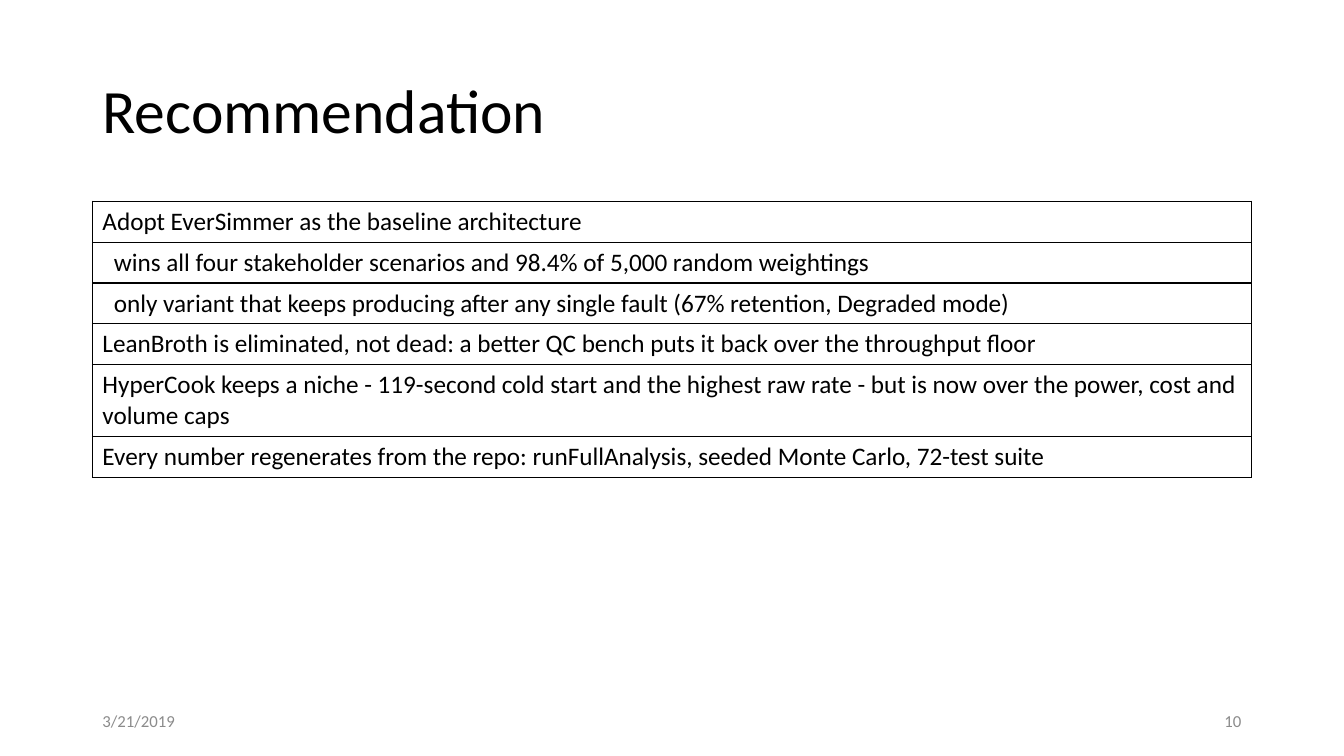
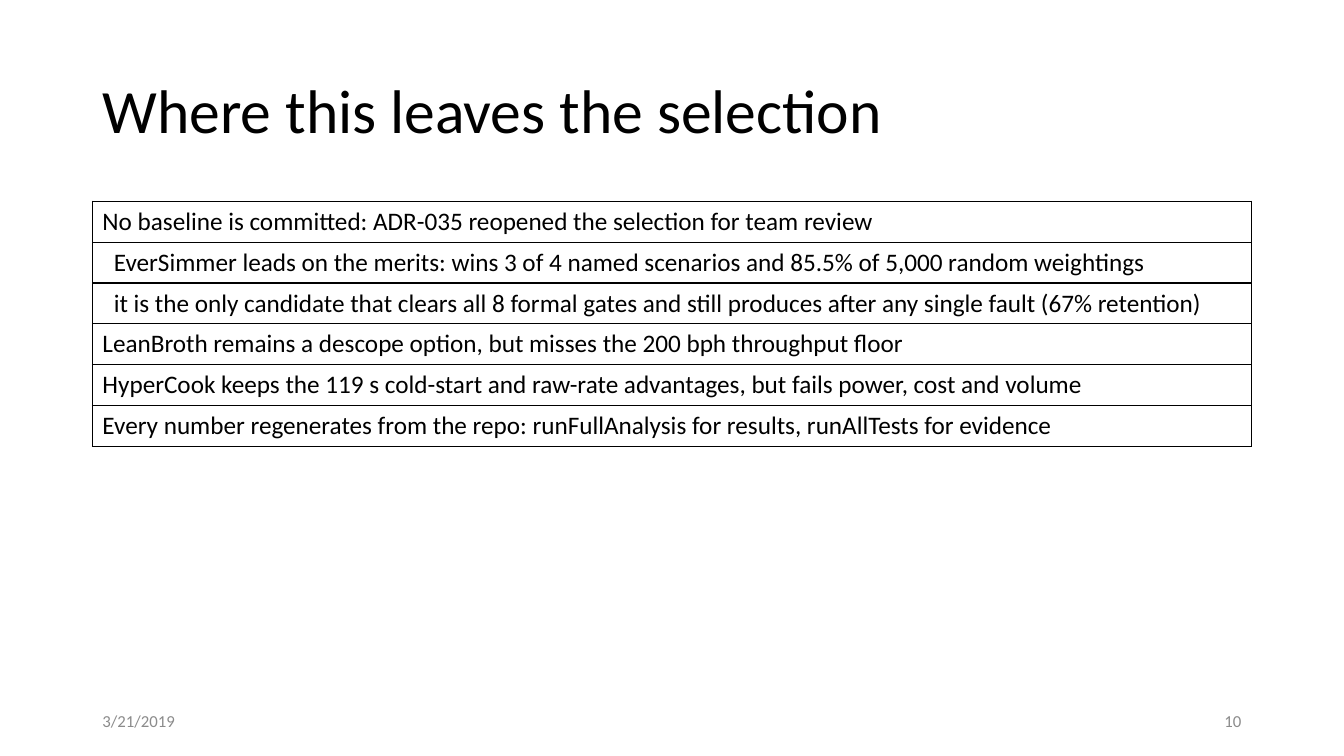
Before and after one commit to mathworks/system-composer-rflp-reference-example, a slide deck: slide 10 of docs/deliverables/GalacticSoupTradeDeck.pptx. Drawn at 1344x756 pixels with LibreOffice and Linux fonts; fonts in the diff are those of the drawing. Boxes give left, top, right and bottom in pixels: in the first picture for what was removed or moved away, otherwise in the second. Text is boxed around its words. In the diff, an @@ line names an element or a change of style, - is before the commit and + after.

Commit message:
Derive published trade results from canonical data

```diff
--- a/docs/deliverables/GalacticSoupTradeDeck.pptx
+++ b/docs/deliverables/GalacticSoupTradeDeck.pptx
@@ title at (102,90,881,134): text changed @@
-Recommendation
+Where this leaves the selection
@@ table at (93,202,1252,682) @@
-row 1, column 1: Adopt EverSimmer as the baseline architecture
+row 1, column 1: No baseline is committed: ADR-035 reopened the selection for team review
-row 2, column 1: wins all four stakeholder scenarios and 98.4% of 5,000 random weightings
+row 2, column 1: EverSimmer leads on the merits: wins 3 of 4 named scenarios and 85.5% of 5,000 random weightings
-row 3, column 1: only variant that keeps producing after any single fault (67% retention, Degraded mode)
+row 3, column 1: it is the only candidate that clears all 8 formal gates and still produces after any single fault (67% retention)
-row 4, column 1: LeanBroth is eliminated, not dead: a better QC bench puts it back over the throughput floor
+row 4, column 1: LeanBroth remains a descope option, but misses the 200 bph throughput floor
-row 5, column 1: HyperCook keeps a niche - 119-second cold start and the highest raw rate - but is now over the power, cost and volume caps
+row 5, column 1: HyperCook keeps the 119 s cold-start and raw-rate advantages, but fails power, cost and volume
-row 6, column 1: Every number regenerates from the repo: runFullAnalysis, seeded Monte Carlo, 72-test suite
+row 6, column 1: Every number regenerates from the repo: runFullAnalysis for results, runAllTests for evidence
```
Also in this commit, not shown: 5 other slides changed, 13 other files.
